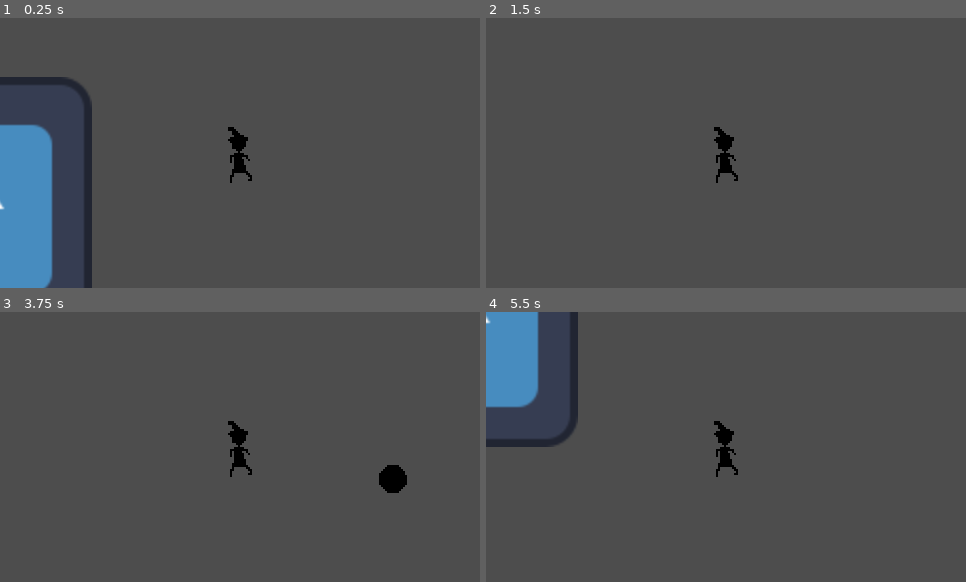
Above: before the commit, frames 1-4 (two rows, left to right).
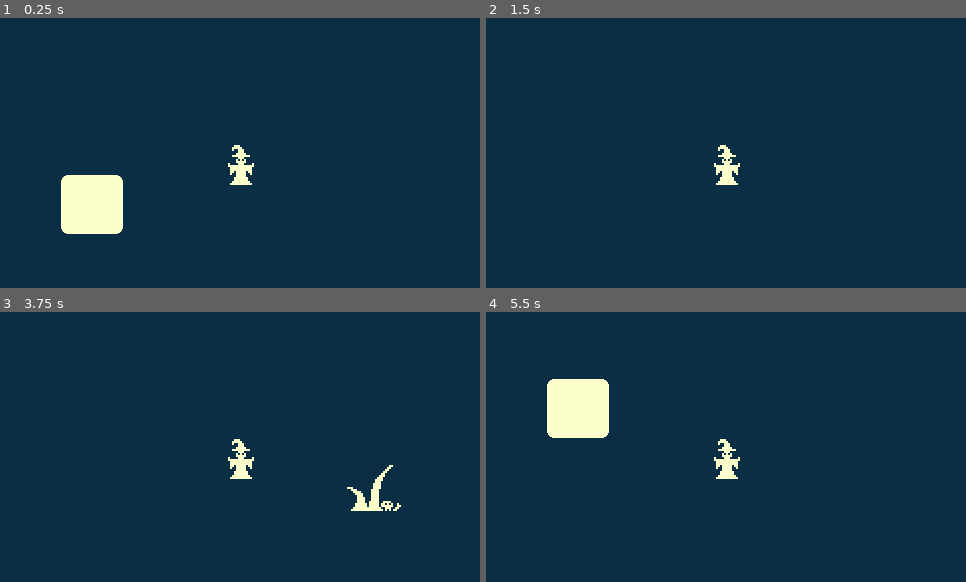
Above: after the commit, the same moments.

Repository: DanX3/1bitjam
Game: Godot game, scene res://scenes/tolo.tscn
Two runs of this game, one before a commit and one after it. Both use one fixed random seed, a clock stepped at 60 frames per second and the inputs below. The engine's default icon, where the game draws it, is replaced by a stand-in: a white triangle on a blue panel in a dark square.
Inputs (mouse positions are in pixels of both pictures, inside the frame that each line leads up to):
- Up to frame 1 (0.25 s): no input
- Up to frame 2 (1.5 s): tap Enter (ui_accept) at 0.5, 0.77 s; move the mouse to (831, 139) at 0.52 s; hold D (move_right) 0.53-1.28 s; click (831, 139) at 0.6 s; move the mouse to (630, 166) at 1.27 s; hold S (move_down) from 1.28 s (still down); click (630, 166) at 1.35 s
- Up to frame 3 (3.75 s): tap Enter (ui_accept) at 1.52, 2, 2.75, 3.02, 3.5 s; move the mouse to (288, 387) at 2.02 s; release S (move_down) at 2.03 s; hold D (move_right) 2.03-2.78 s; click (288, 387) at 2.1 s; move the mouse to (216, 501) at 2.77 s; hold W (move_up) 2.78-3.53 s; click (216, 501) at 2.85 s; move the mouse to (384, 487) at 3.52 s; hold A (move_left) from 3.53 s (still down); click (384, 487) at 3.6 s
- Up to frame 4 (5.5 s): tap Enter (ui_accept) at 3.77, 4.25, 4.52 s; move the mouse to (582, 406) at 4.27 s; click (582, 406) at 4.35 s; move the mouse to (750, 447) at 5.02 s; release A (move_left) at 5.03 s; hold S (move_down) from 5.03 s (still down); click (750, 447) at 5.1 s

The runs differ from the first frame. In frame 1, 99% of the frame differs, in the area x 0-100%, y 0-100%; in frame 2, 100%; in frame 3, 100%; in frame 4, 99%.

Commit message:
Added EventBus

Diff:
--- a/library/scripts/EventBus.gd
+++ b/library/scripts/EventBus.gd
@@ -1,6 +1,7 @@
 class_name Events extends Node
 
 func _ready():
+	add_user_signal("game_over")
 	# add user signals here
 
 #add_user_signal("hurt", [
--- a/library/shaders/black_white.gdshader
+++ b/library/shaders/black_white.gdshader
@@ -2,10 +2,12 @@
 
 uniform sampler2D screen_tex: hint_screen_texture;
 uniform float threshold: hint_range(0.0, 1.0, 0.01);
+uniform vec3 color1: source_color;
+uniform vec3 color2: source_color;
 
 void fragment() {
 	COLOR = texture(screen_tex, SCREEN_UV);
 	float avg = (COLOR.r + COLOR.g + COLOR.b) * 0.33333333;
 	avg = step(threshold, avg);
-	COLOR = vec4(avg, avg, avg, 1.0);
+	COLOR.rgb = avg < 0.5 ? color1 : color2;
 }
--- a/project.godot
+++ b/project.godot
@@ -15,12 +15,20 @@
 config/features=PackedStringArray("4.1", "Forward Plus")
 config/icon="res://icon.svg"
 
+[autoload]
+
+EventBusInstance="*res://library/scripts/EventBus.gd"
+
 [display]
 
 window/size/viewport_width=480
 window/size/viewport_height=270
 window/stretch/mode="canvas_items"
 window/stretch/scale=2.0
+
+[editor_plugins]
+
+enabled=PackedStringArray("res://addons/godot_state_charts/plugin.cfg")
 
 [input]
 
--- a/scenes/Player.tscn
+++ b/scenes/Player.tscn
@@ -1,25 +1,28 @@
 [gd_scene load_steps=5 format=3 uid="uid://bmh6w5rpihe7x"]
 
 [ext_resource type="Script" path="res://scripts/player.gd" id="1_n43ng"]
-[ext_resource type="Texture2D" uid="uid://cdeh0s0tor4tn" path="res://temp_wizard.png" id="2_qo2bn"]
+[ext_resource type="Texture2D" uid="uid://d2uvfm8pstq0m" path="res://assets/tileset.png" id="2_6vc4y"]
 [ext_resource type="Script" path="res://library/scripts/Cooldown.gd" id="4_xl085"]
 
 [sub_resource type="RectangleShape2D" id="RectangleShape2D_llq8b"]
-size = Vector2(11, 18)
+size = Vector2(11, 14)
 
 [node name="Player" type="CharacterBody2D" node_paths=PackedStringArray("camera")]
 collision_mask = 10
 script = ExtResource("1_n43ng")
+speed = 100
 camera = NodePath("Camera2D")
 
 [node name="Camera2D" type="Camera2D" parent="."]
 
 [node name="Sprite2D" type="Sprite2D" parent="."]
 texture_filter = 1
-texture = ExtResource("2_qo2bn")
+texture = ExtResource("2_6vc4y")
+region_enabled = true
+region_rect = Rect2(0, 0, 32, 32)
 
 [node name="CollisionShape2D" type="CollisionShape2D" parent="."]
-position = Vector2(-0.5, 5)
+position = Vector2(0, 9)
 shape = SubResource("RectangleShape2D_llq8b")
 
 [node name="Pivot" type="Node2D" parent="."]
--- a/scenes/fireball.tscn
+++ b/scenes/fireball.tscn
@@ -1,13 +1,12 @@
 [gd_scene load_steps=4 format=3 uid="uid://cgnpgdk2yycgw"]
 
 [ext_resource type="Script" path="res://scripts/Fireball.gd" id="1_sk8jg"]
-[ext_resource type="Texture2D" uid="uid://b0vh772a4yolq" path="res://fireball.png" id="2_pr76u"]
+[ext_resource type="Texture2D" uid="uid://d2uvfm8pstq0m" path="res://assets/tileset.png" id="2_ubsn5"]
 
 [sub_resource type="CircleShape2D" id="CircleShape2D_d2gub"]
 radius = 7.07107
 
 [node name="Fireball" type="RigidBody2D"]
-position = Vector2(37, -6)
 collision_layer = 4
 collision_mask = 10
 mass = 0.01
@@ -19,4 +18,6 @@
 
 [node name="Sprite2D" type="Sprite2D" parent="."]
 texture_filter = 1
-texture = ExtResource("2_pr76u")
+texture = ExtResource("2_ubsn5")
+region_enabled = true
+region_rect = Rect2(0, 160, 32, 32)
--- a/scenes/tolo.tscn
+++ b/scenes/tolo.tscn
@@ -1,7 +1,14 @@
-[gd_scene load_steps=3 format=3 uid="uid://bgvrneq1gcki0"]
+[gd_scene load_steps=5 format=3 uid="uid://bgvrneq1gcki0"]
 
 [ext_resource type="PackedScene" uid="uid://bmh6w5rpihe7x" path="res://scenes/Player.tscn" id="1_ge0oy"]
 [ext_resource type="Texture2D" uid="uid://odkd3j1xpvks" path="res://icon.svg" id="2_bfk0s"]
+[ext_resource type="Shader" path="res://library/shaders/black_white.gdshader" id="3_x3wcj"]
+
+[sub_resource type="ShaderMaterial" id="ShaderMaterial_xwrqi"]
+shader = ExtResource("3_x3wcj")
+shader_parameter/threshold = 0.41
+shader_parameter/color1 = Color(0.0392157, 0.180392, 0.266667, 1)
+shader_parameter/color2 = Color(0.988235, 1, 0.8, 1)
 
 [node name="Node2D" type="Node2D"]
 
@@ -21,5 +28,16 @@
 value = 21.0
 
 [node name="Icon" type="Sprite2D" parent="."]
-position = Vector2(-138, 26)
+position = Vector2(-74, 25)
+scale = Vector2(0.351562, 0.351562)
 texture = ExtResource("2_bfk0s")
+
+[node name="CanvasLayer2" type="CanvasLayer" parent="."]
+
+[node name="ColorRect" type="ColorRect" parent="CanvasLayer2"]
+material = SubResource("ShaderMaterial_xwrqi")
+anchors_preset = 15
+anchor_right = 1.0
+anchor_bottom = 1.0
+grow_horizontal = 2
+grow_vertical = 2
